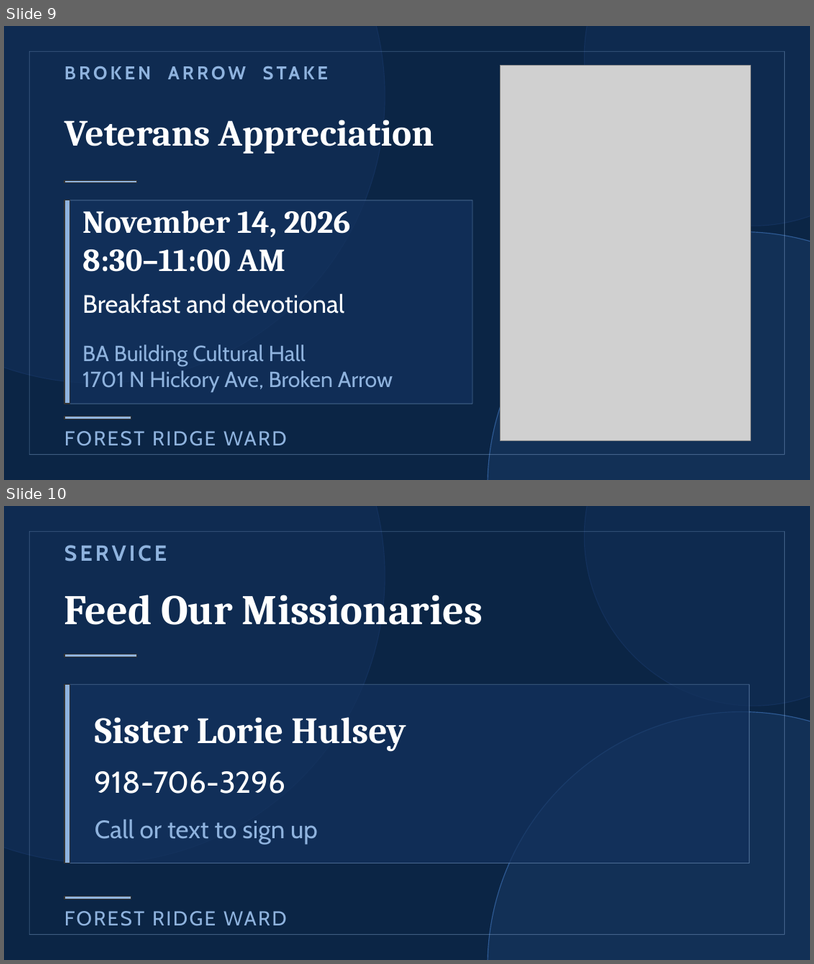
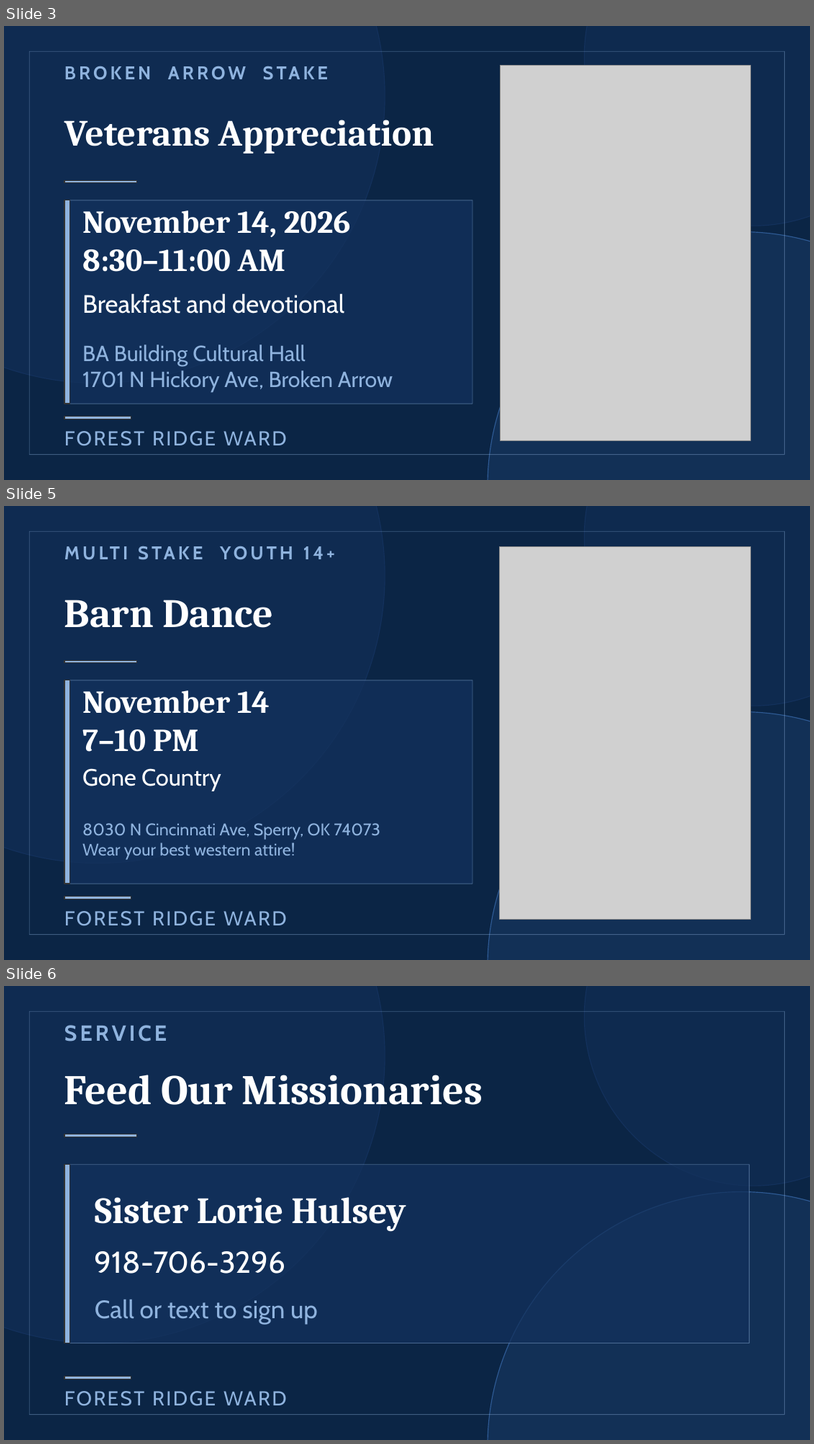
Before and after one commit to forest-ridge-ward-announcements/forest-ridge-ward-announcements, a slide deck: Forest Ridge Ward Announcements Editor.pptx. Shown one above the other, each under a label of ours: slides 9 and 10 before the commit, slides 3, 5 and 6 after it; the slides between them are not shown. The pictures are 814x964 and 814x1444 pixels, drawn with LibreOffice and Linux fonts; fonts in the diff are those of the drawing; grey boxes stand for pictures. Boxes give left, top, right and bottom in pixels: in the first picture for what was removed or moved away, otherwise in the second. Text is boxed around its words. In the diff, an @@ line names an element or a change of style, - is before the commit and + after.

```diff
--- a/Forest Ridge Ward Announcements Editor.pptx
+++ b/Forest Ridge Ward Announcements Editor.pptx
@@ slide 5 added at (x1=4, y1=506, x2=810, y2=960), background #0B2545 @@
@@ ellipse added at (x1=4, y1=506, x2=385, y2=863), fill #13315C at 55% opacity, outline #13315C 1 pt @@
@@ ellipse added at (x1=585, y1=506, x2=810, y2=705), fill #13315C at 45% opacity, outline #13315C 1 pt @@
@@ rectangle added at (x1=29, y1=531, x2=785, y2=934), outline #8FB3DE 0.75 pt @@
@@ picture added at (x1=500, y1=546, x2=751, y2=919) @@
@@ title added at (x1=64, y1=600, x2=273, y2=628), 48 pt, text #FFFFFF, bold @@
+Barn Dance
@@ rectangle added at (x1=64, y1=660, x2=137, y2=663), fill #8FB3DE, outline #333333 1 pt @@
@@ rectangle added at (x1=64, y1=680, x2=473, y2=883), fill #13315C at 75% opacity, outline #8FB3DE 0.75 pt @@
@@ rectangle added at (x1=64, y1=680, x2=70, y2=883), fill #8FB3DE, outline #333333 1 pt @@
@@ text added at (x1=82, y1=690, x2=230, y2=752), 38 pt, text #FFFFFF, bold @@
+November 14
+7–10 PM
@@ text added at (x1=237, y1=691, x2=270, y2=713), 22 pt, text #8FB3DE, bold @@
+MULTI STAKE YOUTH 14+
@@ ellipse added at (x1=488, y1=712, x2=810, y2=960), fill #2E5A94 at 22% opacity, outline #2E5A94 1 pt @@
@@ text added at (x1=82, y1=768, x2=221, y2=791), 28 pt, text #FFFFFF @@
+Gone Country
@@ text added at (x1=82, y1=823, x2=381, y2=860), 20 pt, text #8FB3DE @@
+8030 N Cincinnati Ave, Sperry, OK 74073
+Wear your best western attire!
@@ rectangle added at (x1=64, y1=896, x2=131, y2=898), fill #8FB3DE, outline #333333 1 pt @@
@@ text added at (x1=64, y1=911, x2=287, y2=926), 24 pt, text #8FB3DE @@
+FOREST RIDGE WARD
@@ what was slide 9 is now slide 3 @@
@@ what was slide 10 is now slide 6 @@
```
Also in this commit, not shown: 1 slide changed, 1 other slide added, 6 slides removed, 7 other files.
